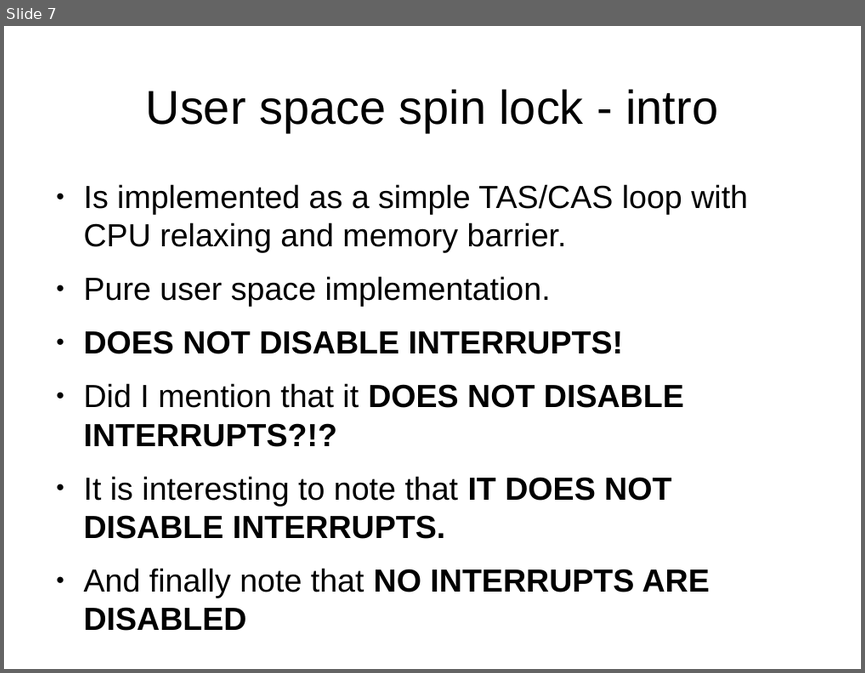
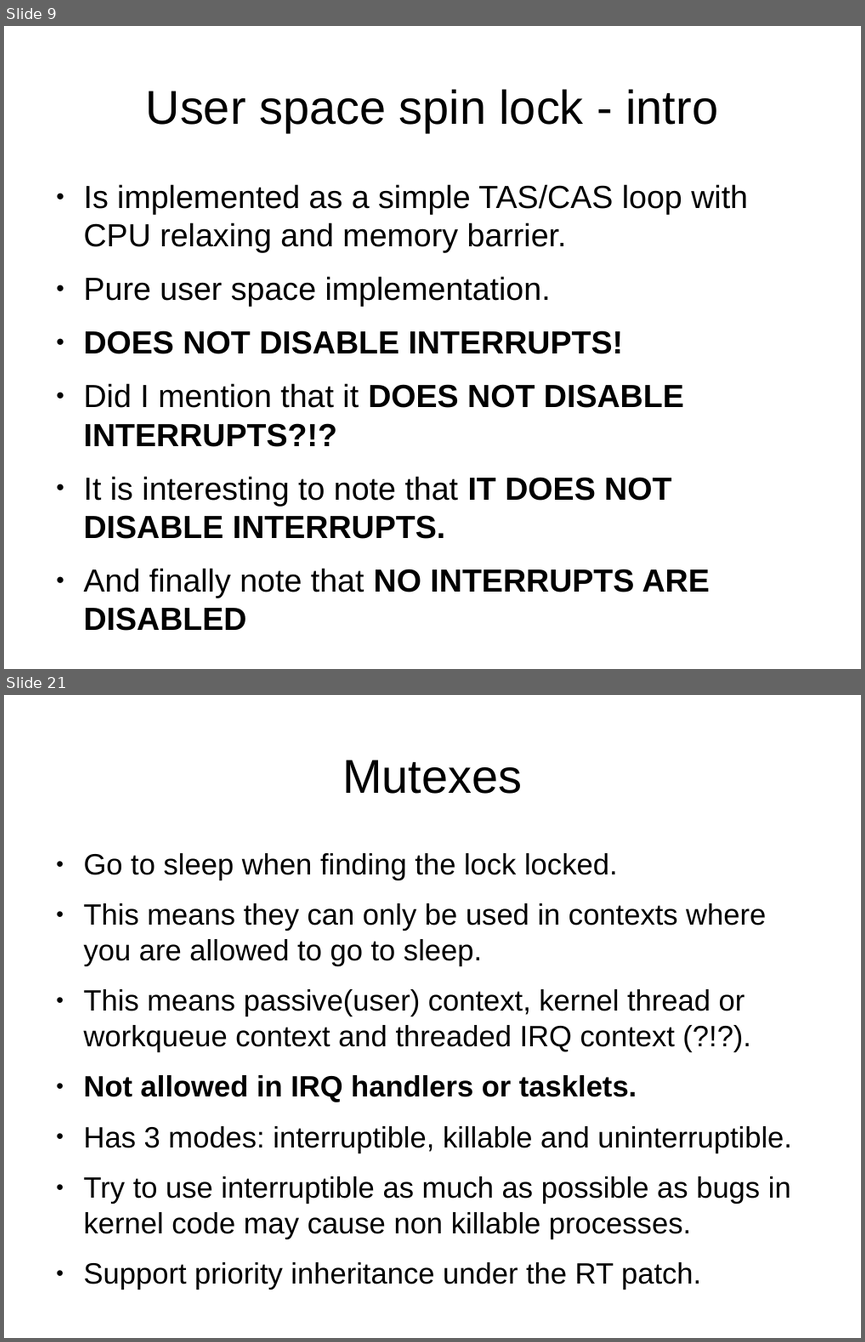
Before and after one commit to kalmuthu/slides, a slide deck: odp/linux/locking.odp. Shown one above the other, each under a label of ours: slide 7 before the commit, slides 9 and 21 after it; the slides between them are not shown. The pictures are 865x673 and 865x1342 pixels, drawn with LibreOffice and Linux fonts; fonts in the diff are those of the drawing. Boxes give left, top, right and bottom in pixels: in the first picture for what was removed or moved away, otherwise in the second. Text is boxed around its words. In the diff, an @@ line names an element or a change of style, - is before the commit and + after.

```diff
--- a/odp/linux/locking.odp
+++ b/odp/linux/locking.odp
@@ slide 21 added at box(4, 695, 861, 1338), background #FFFFFF @@
@@ title added at box(342, 760, 522, 794), 44 pt, text #000000 @@
+Mutexes
@@ text added at box(84, 853, 792, 1289), 27.2 pt, text #000000 @@
+● Go to sleep when finding the lock locked.
+● This means they can only be used in contexts where you are allowed to go to sleep.
+● This means passive(user) context, kernel thread or workqueue context and threaded IRQ context (?!?).
+● Not allowed in IRQ handlers or tasklets.
+● Has 3 modes: interruptible, killable and uninterruptible.
+● Try to use interruptible as much as possible as bugs in kernel code may cause non killable processes.
+● Support priority inheritance under the RT patch.
@@ what was slide 7 is now slide 9 @@
```
Also in this commit, not shown: 7 slides changed, 16 other slides added.
